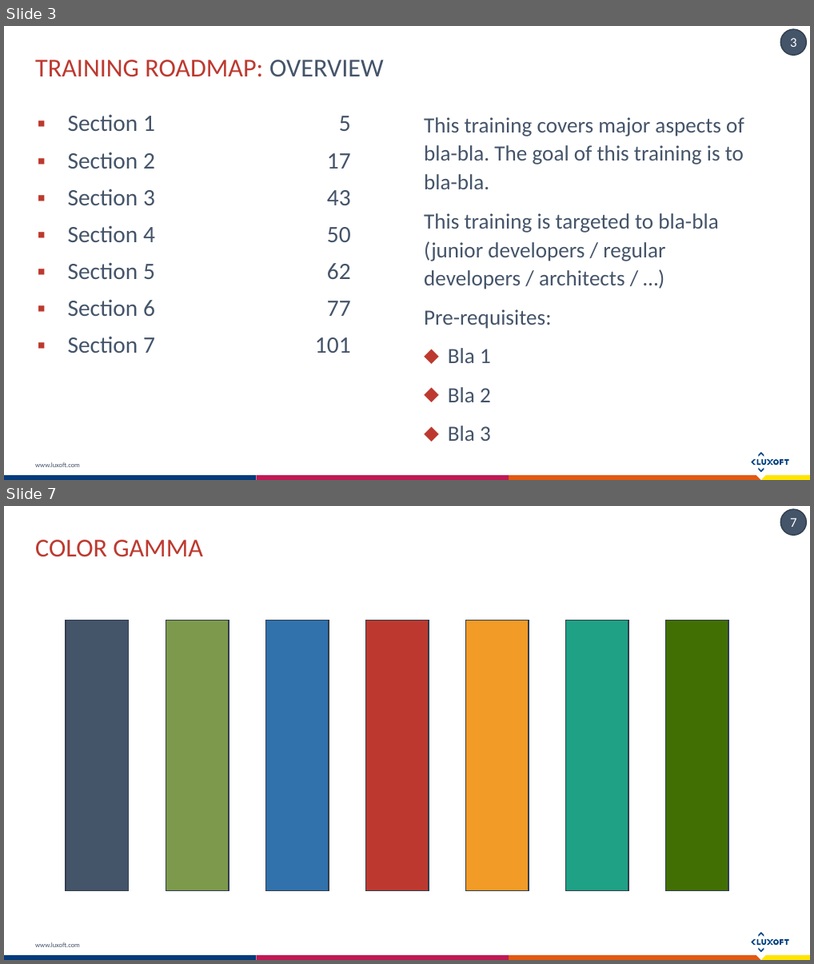
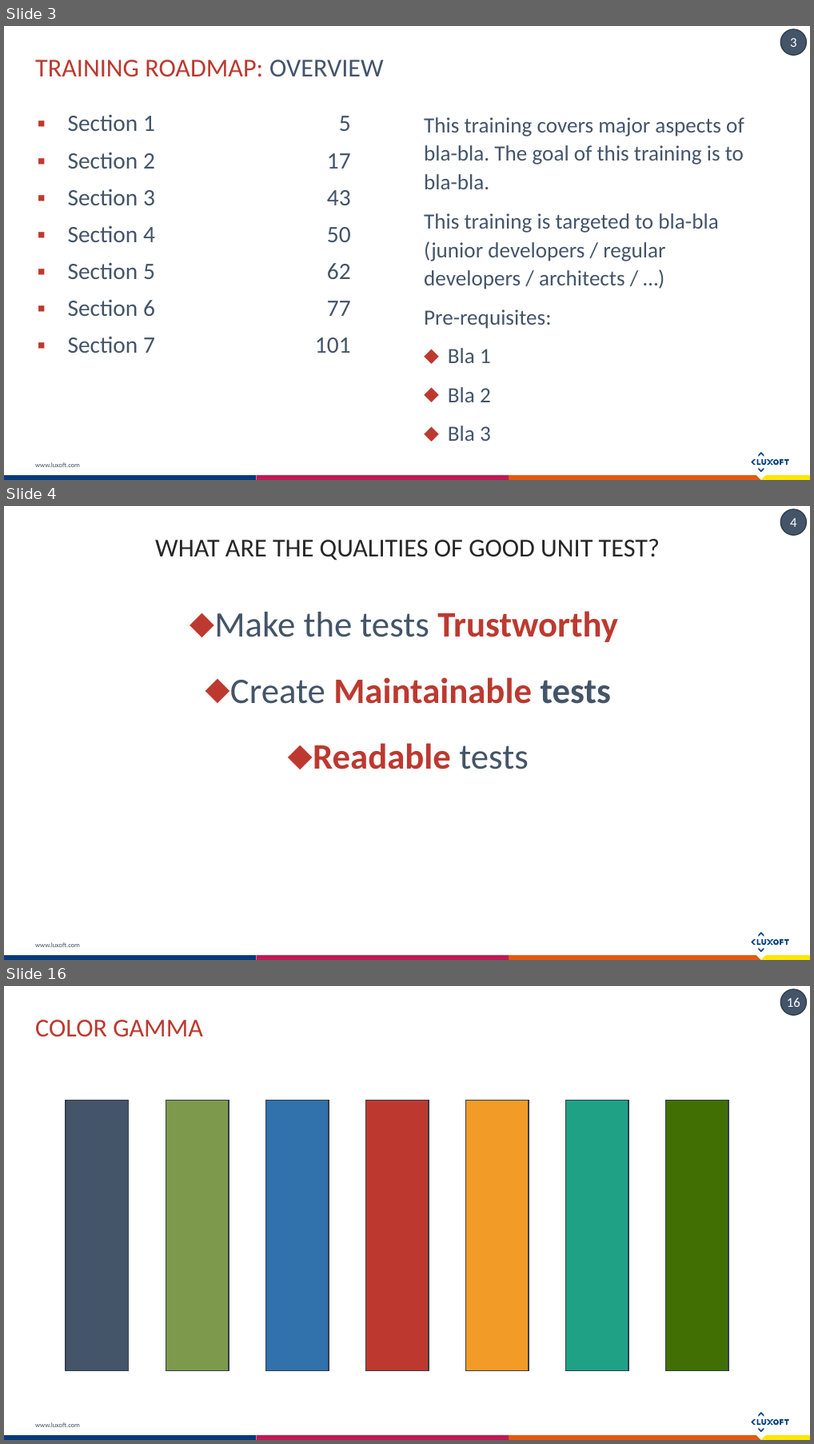
Before and after one commit to exiton3/Unit-tests-Best-Practices-Samples, a slide deck: Docs/Unit testing Bests practices.pptx. Shown one above the other, each under a label of ours: slides 3 and 7 before the commit, slides 3, 4 and 16 after it; the slides between them are not shown. The pictures are 814x964 and 814x1444 pixels, drawn with LibreOffice and Linux fonts; fonts in the diff are those of the drawing. Boxes give left, top, right and bottom in pixels: in the first picture for what was removed or moved away, otherwise in the second. Text is boxed around its words. In the diff, an @@ line names an element or a change of style, - is before the commit and + after.

Commit message:
Readable tests

```diff
--- a/Docs/Unit testing Bests practices.pptx
+++ b/Docs/Unit testing Bests practices.pptx
@@ slide 4 added at box(4, 506, 810, 960), background #FFFFFF; not listed: 18 template elements that a slide beside it also shows @@
@@ title added at box(155, 539, 660, 560), 23 pt, text #262626 @@
+WHAT ARE THE QUALITIES OF GOOD UNIT TEST?
@@ text added at box(214, 611, 618, 769), 32 pt, text #BD392F, bold @@
+⬥ Make the tests Trustworthy
+⬥ Create Maintainable tests
+⬥ Readable tests
@@ what was slide 7 is now slide 16 @@
@@ page number at box(787, 997, 801, 1007): text changed @@
-7
+16
```
Also in this commit, not shown: 12 other slides added, 4 slides removed.
